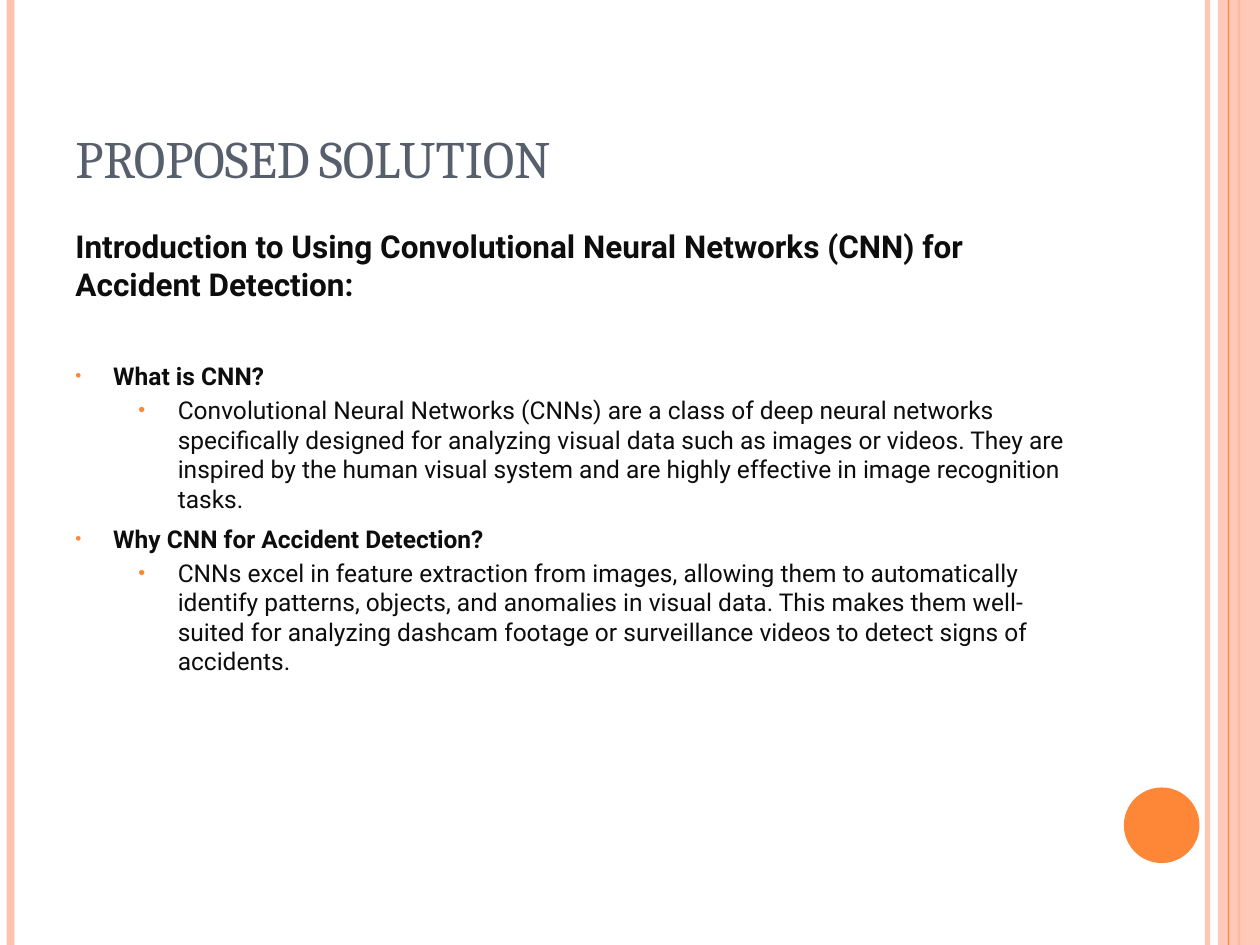
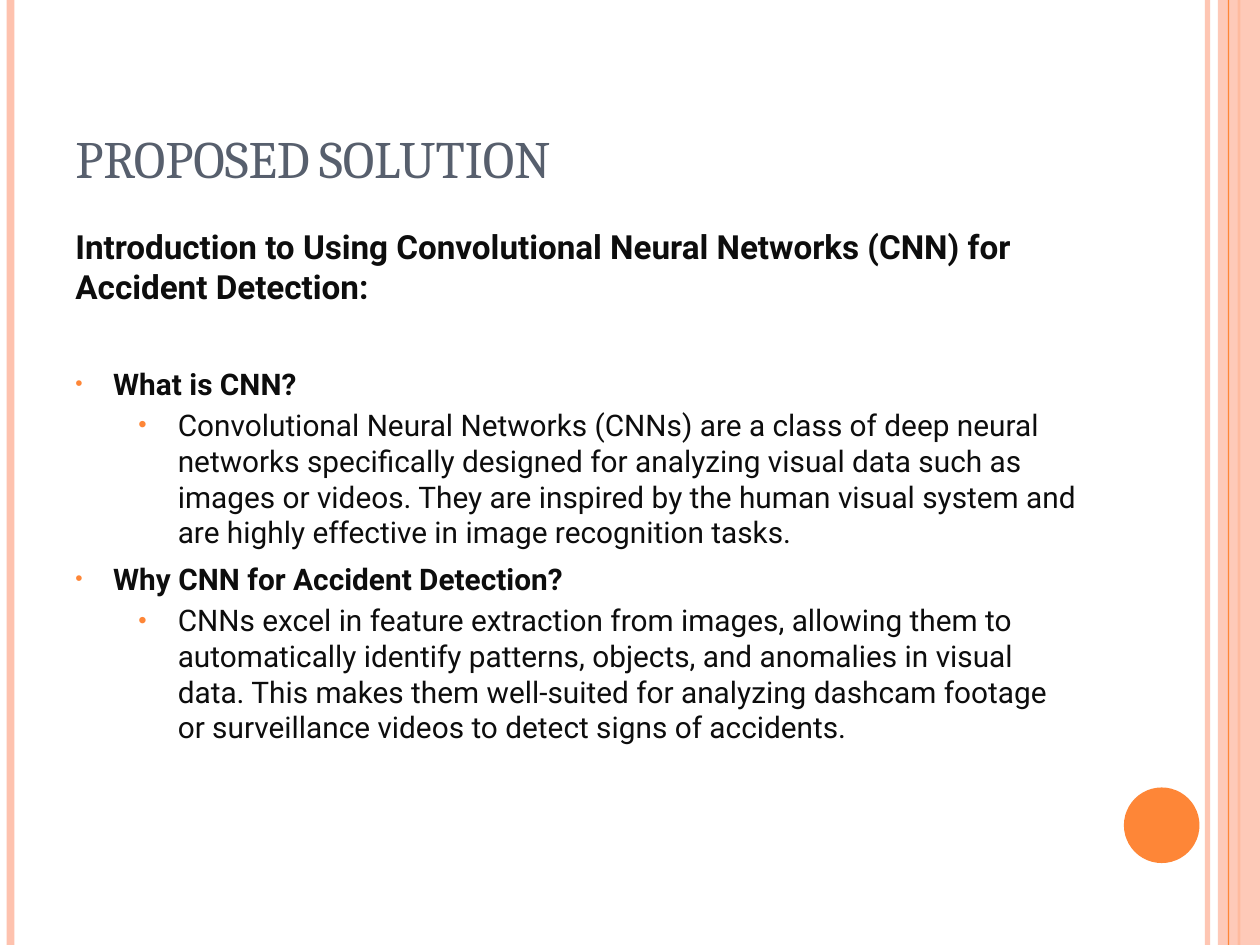
Before and after one commit to savanthreddy7/Final-Project-Increment, a slide deck: slide 13 of AccidentDetection_Using_CNN.pptx. Drawn at 1260x945 pixels with LibreOffice and Linux fonts; fonts in the diff are those of the drawing. Boxes give left, top, right and bottom in pixels: in the first picture for what was removed or moved away, otherwise in the second. Text is boxed around its words. In the diff, an @@ line names an element or a change of style, - is before the commit and + after.

```diff
--- a/AccidentDetection_Using_CNN.pptx
+++ b/AccidentDetection_Using_CNN.pptx
@@ text "Introduction to Using Convolutional Neural ..." at [75, 233, 1075, 745]: size 18 to 19 pt in "Introduction to Using Convolutional Neural Networks (CNN) ..."; size 14 to 17 pt in "What is CNN?", "Convolutional Neural Networks (CNNs) are a class ...", "Why CNN for Accident Detection?", "CNNs excel in feature extraction from images, ..." @@
```
Also in this commit, not shown: 10 other slides changed.
